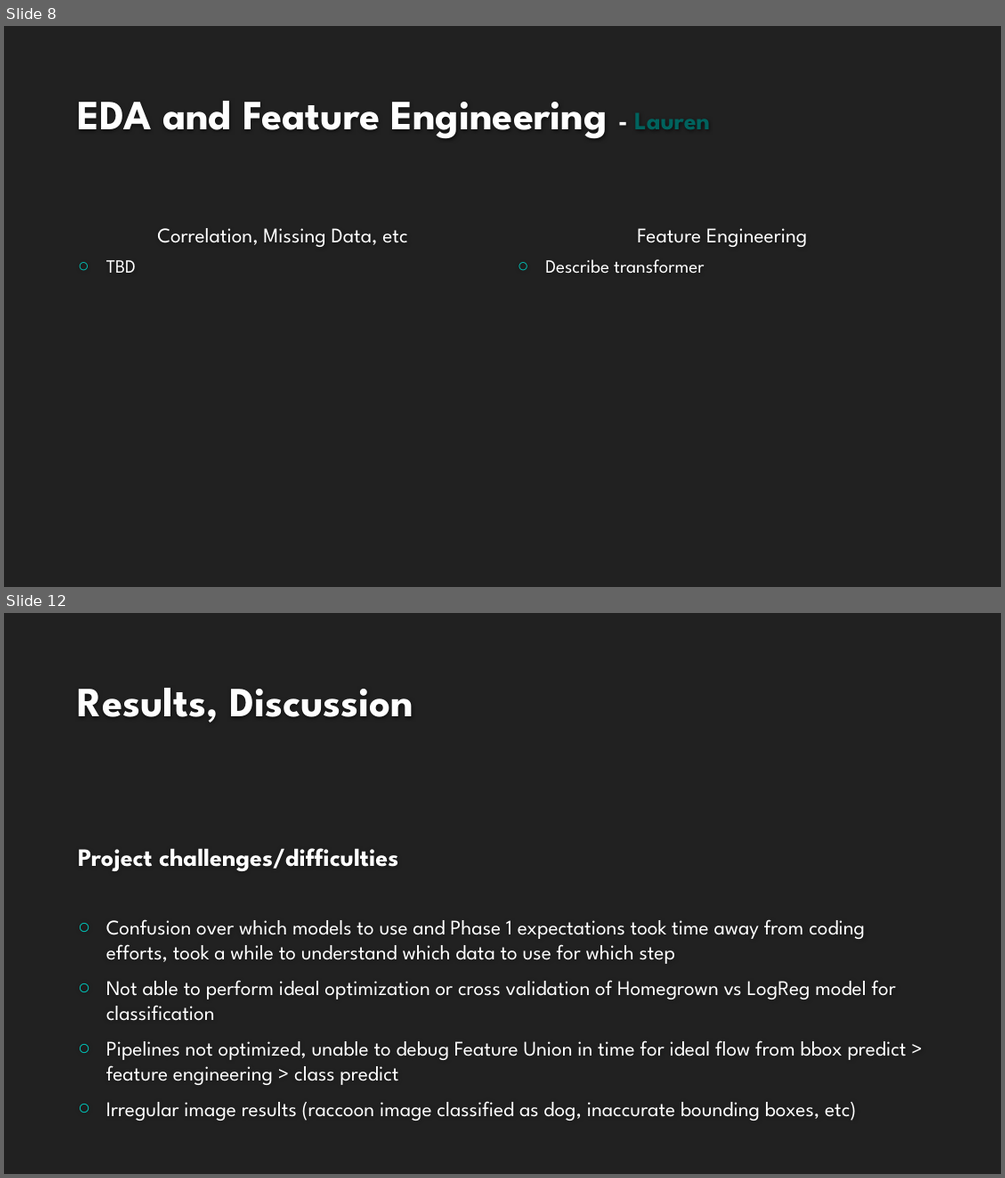
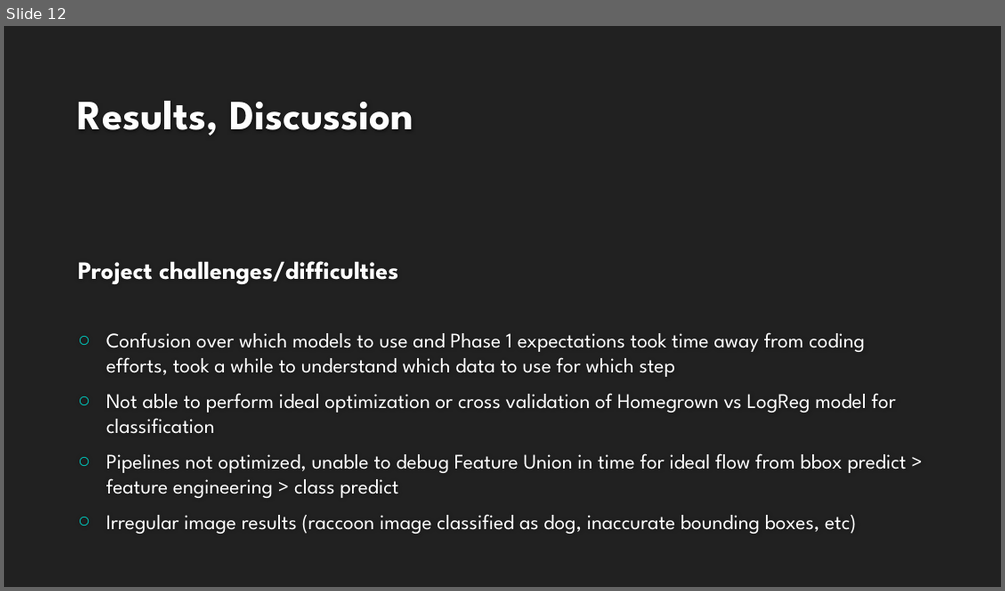
Before and after one commit to LaurenMadar/AML-finalgroup2, a slide deck: other/Group2_Phase1.pptx. Shown one above the other, each under a label of ours: slides 8 and 12 before the commit, slide 12 after it; the slides between them are not shown. The pictures are 1005x1178 and 1005x591 pixels, drawn with LibreOffice and Linux fonts; fonts in the diff are those of the drawing; background and template pictures are left out. Boxes give left, top, right and bottom in pixels: in the first picture for what was removed or moved away, otherwise in the second. Text is boxed around its words. In the diff, an @@ line names an element or a change of style, - is before the commit and + after.

```diff
--- a/other/Group2_Phase1.pptx
+++ b/other/Group2_Phase1.pptx
@@ slide 8 removed at (x1=4, y1=26, x2=1001, y2=587), background #212121 @@
@@ title removed at (x1=78, y1=101, x2=710, y2=138) @@
-EDA and Feature Engineering - Lauren
@@ text removed at (x1=157, y1=228, x2=407, y2=247) @@
-Correlation, Missing Data, etc
@@ text removed at (x1=637, y1=228, x2=807, y2=247) @@
-Feature Engineering
@@ text removed at (x1=106, y1=260, x2=136, y2=273) @@
-○ TBD
@@ text removed at (x1=545, y1=259, x2=704, y2=273) @@
-○ Describe transformer
```
Also in this commit, not shown: 6 slides changed, 2 slides added, 1 other slide removed.
